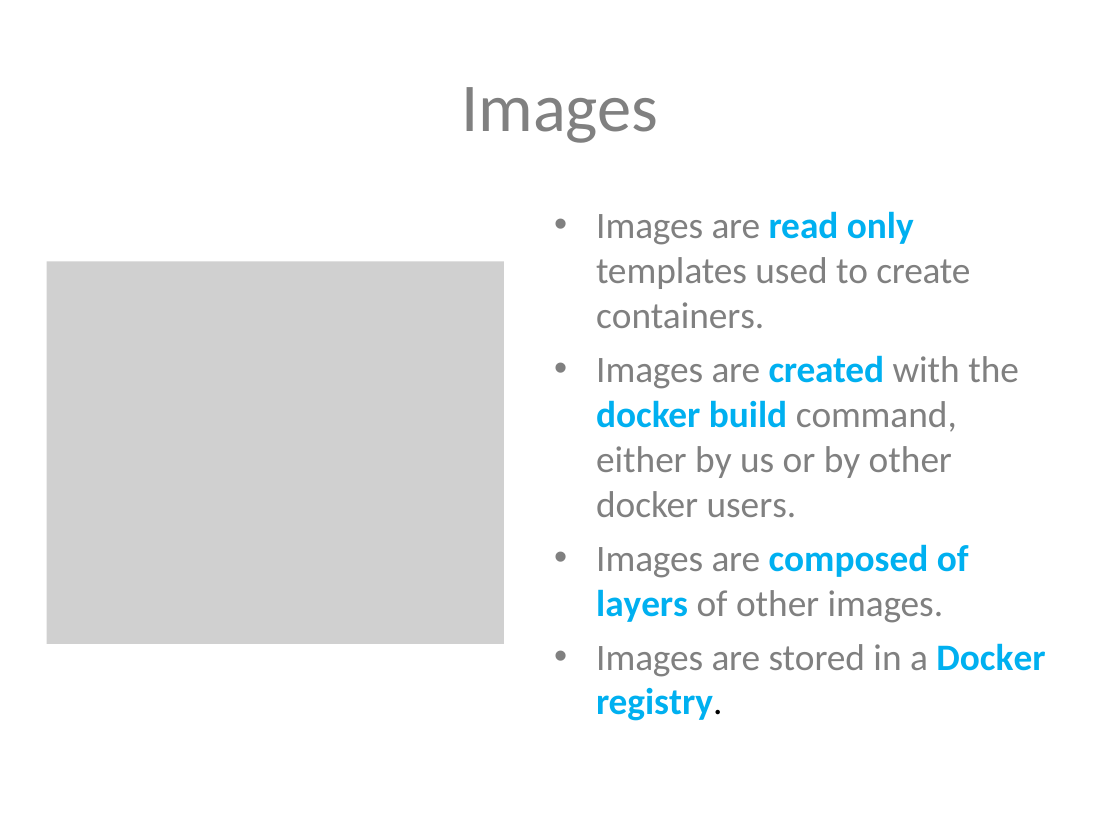
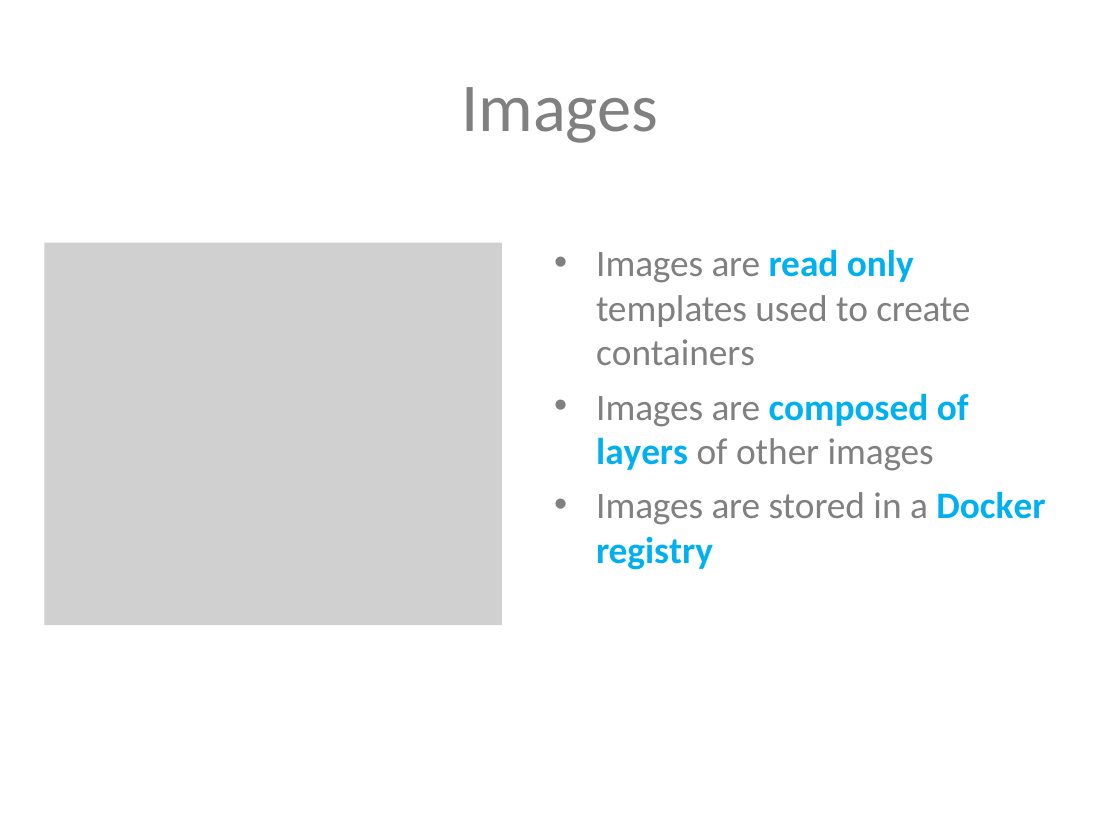
Before and after one commit to suman-d/DO-Assignment, a slide deck: slide 13 of Docker Fundamentals.pptx (slide 14 before the commit). Drawn at 1120x840 pixels with LibreOffice and Linux fonts; fonts in the diff are those of the drawing; grey boxes stand for pictures. Boxes give left, top, right and bottom in pixels: in the first picture for what was removed or moved away, otherwise in the second. Text is boxed around its words. In the diff, an @@ line names an element or a change of style, - is before the commit and + after.

```diff
--- a/Docker Fundamentals.pptx
+++ b/Docker Fundamentals.pptx
@@ picture: place and size @@
-picture at [47,261,504,644]
+picture at [45,243,502,626]
@@ text at [596,249,1045,570]: text changed @@
-• Images are read only templates used to create containers.
-• Images are created with the docker build command, either by us or by other docker users.
-• Images are composed of layers of other images.
-• Images are stored in a Docker registry.
+• Images are read only templates used to create containers
+• Images are composed of layers of other images
+• Images are stored in a Docker registry
```
Also in this commit, not shown: 7 other slides changed, 6 slides added, 1 slide removed.
